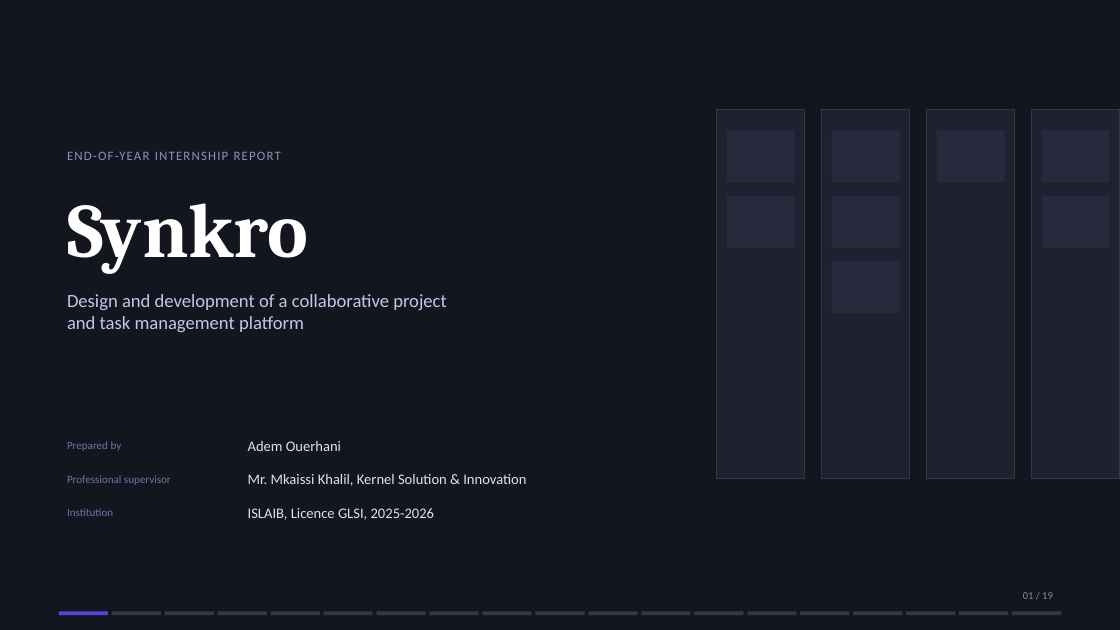
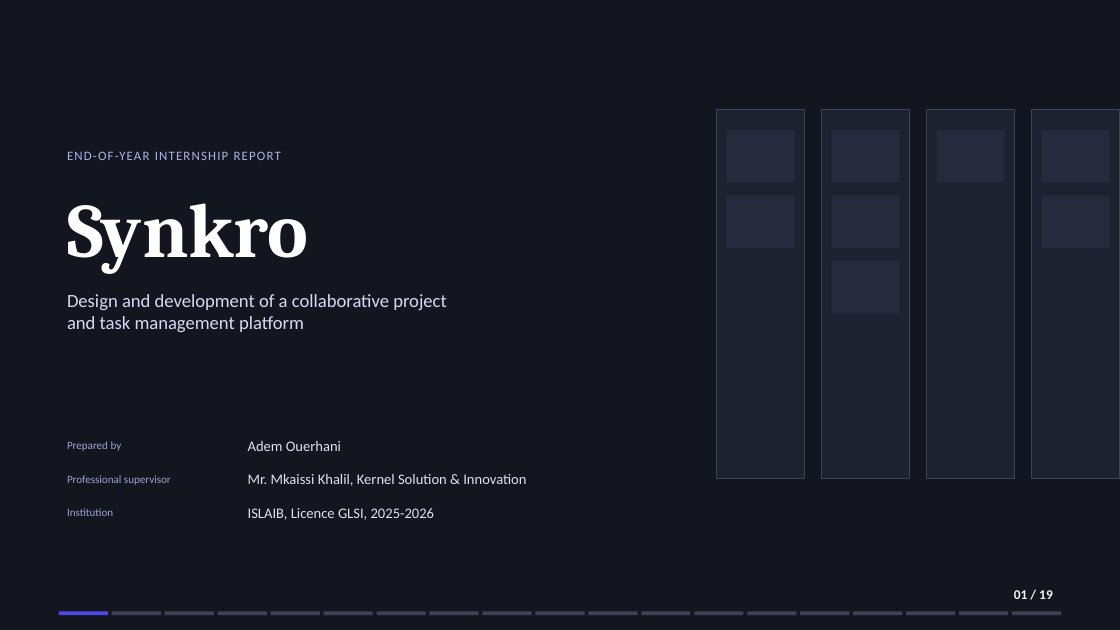
Before and after one commit to domdomxy/synkro, a slide deck: slide 1 of Synkro_PFA_Defense.pptx. Drawn at 1120x630 pixels with LibreOffice and Linux fonts; fonts in the diff are those of the drawing. Boxes give left, top, right and bottom in pixels: in the first picture for what was removed or moved away, otherwise in the second. Text is boxed around its words. In the diff, an @@ line names an element or a change of style, - is before the commit and + after.

```diff
--- a/Synkro_PFA_Defense.pptx
+++ b/Synkro_PFA_Defense.pptx
@@ outline #343748 0.75 pt to #3E4258 0.75 pt in 4 elements at [717, 109, 805, 479], [822, 109, 910, 479], [927, 109, 1015, 479], [1032, 109, 1120, 479] @@
@@ text "END-OF-YEAR INTERNSHIP REPORT" at [67, 151, 281, 160]: text colour #8B90C4 to #AEB2E8 @@
@@ text "Design and development of a ..." at [67, 294, 447, 332]: text colour #C3C6E8 to #D6D8F5 @@
@@ text colour #6E73A8 to #9DA1D6 in 3 elements at [67, 441, 122, 451], [67, 475, 171, 485], [67, 508, 113, 516] @@
@@ text "01 / 19": place and size @@
-text "01 / 19" at [1023, 592, 1053, 599]
+text "01 / 19" at [1014, 590, 1053, 599]
@@ text "01 / 19" at [1014, 590, 1053, 599]: size 9 to 11.5 pt, text colour #8A8EA6 to #F2F2F7, bold on @@
@@ fill #343748 to #3E4258 in 18 elements at [112, 612, 161, 615], [165, 612, 214, 615], [218, 612, 267, 615], [271, 612, 320, 615], [323, 612, 373, 615], [376, 612, 426, 615], [429, 612, 479, 615], [482, 612, 532, 615], [535, 612, 585, 615], [588, 612, 638, 615], [641, 612, 691, 615], [695, 612, 744, 615], [748, 612, 797, 615], [801, 612, 850, 615], [854, 612, 903, 615], [907, 612, 956, 615], [960, 612, 1009, 615], [1012, 612, 1062, 615] @@
```
Also in this commit, not shown: 18 other slides changed, 2 other files.
